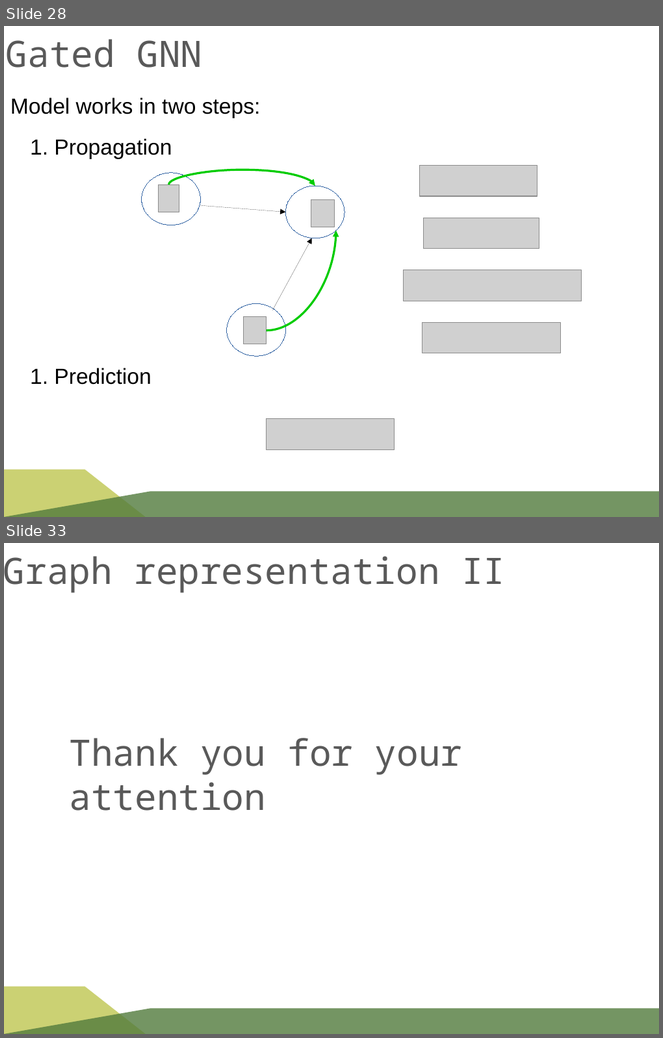
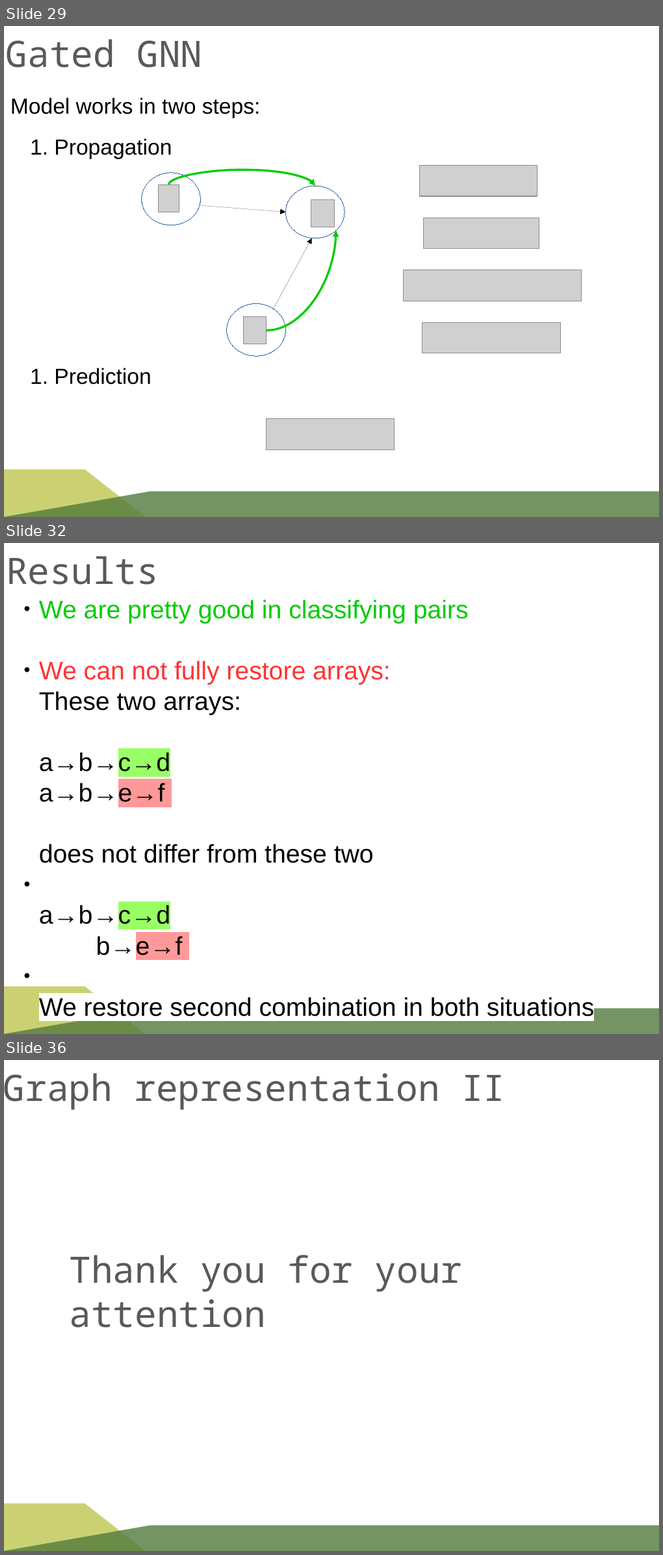
Before and after one commit to rykachevskiy/CRISPR, a slide deck: SK-MIT-CRISPR.odp. Shown one above the other, each under a label of ours: slides 28 and 33 before the commit, slides 29, 32 and 36 after it; the slides between them are not shown. The pictures are 663x1038 and 663x1555 pixels, drawn with LibreOffice and Linux fonts; fonts in the diff are those of the drawing; grey boxes stand for pictures; background and template pictures are left out. Boxes give left, top, right and bottom in pixels: in the first picture for what was removed or moved away, otherwise in the second. Text is boxed around its words. In the diff, an @@ line names an element or a change of style, - is before the commit and + after.

```diff
--- a/SK-MIT-CRISPR.odp
+++ b/SK-MIT-CRISPR.odp
@@ slide 32 added at (x1=4, y1=543, x2=659, y2=1034), background #FFFFFF; not listed: 2 template elements that a slide beside it also shows @@
@@ title added at (x1=6, y1=556, x2=159, y2=585), 40 pt, text #595959 @@
+Results
@@ text added at (x1=39, y1=600, x2=594, y2=1017), 28 pt, text #000000 @@
+● We are pretty good in classifying pairs
+● We can not fully restore arrays:
+  These two arrays:
+  a→b→c→d
+  a→b→e→f
+  does not differ from these two
+● a→b→c→d
+  b→e→f
+● We restore second combination in both situations
@@ what was slide 28 is now slide 29 @@
@@ what was slide 33 is now slide 36 @@
```
Also in this commit, not shown: 14 slides changed, 5 other slides added, 3 slides removed, 6 other files.
